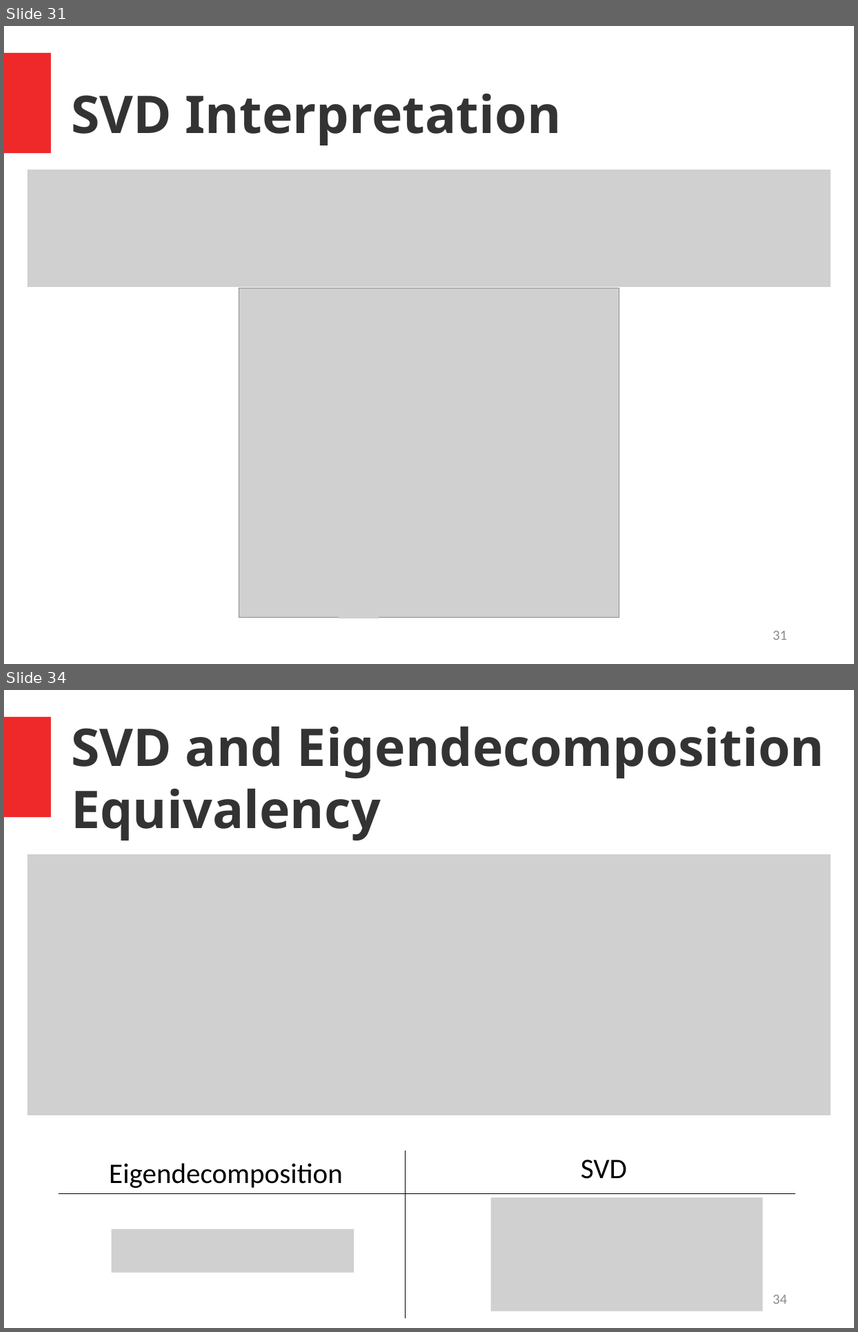
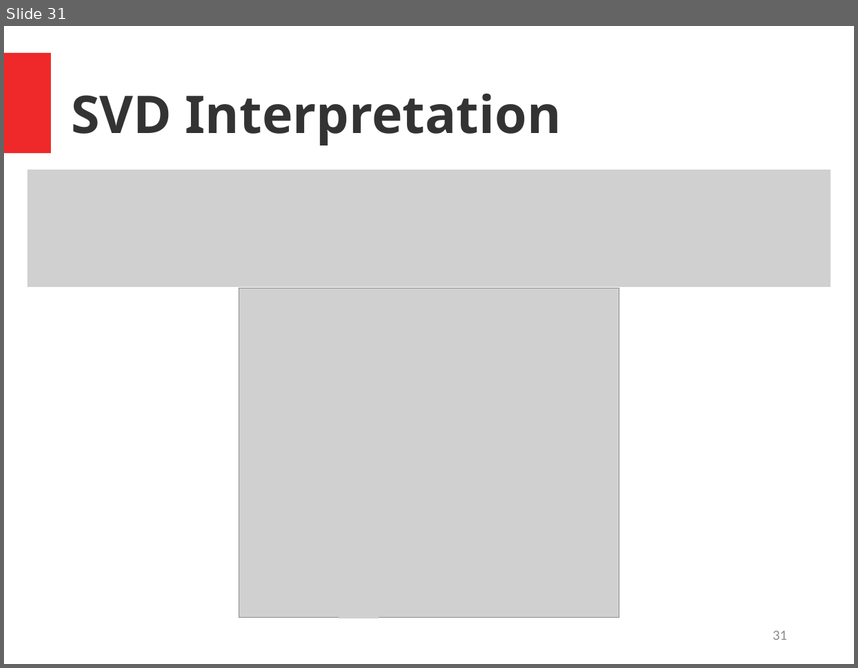
Before and after one commit to dmeger/COMP417_Fall2019, a slide deck: website/tutorials/LinearAlgebra_Tutorial.pptx. Shown one above the other, each under a label of ours: slides 31 and 34 before the commit, slide 31 after it; the slides between them are not shown. The pictures are 858x1332 and 858x668 pixels, drawn with LibreOffice and Linux fonts; fonts in the diff are those of the drawing; grey boxes stand for pictures. Boxes give left, top, right and bottom in pixels: in the first picture for what was removed or moved away, otherwise in the second. Text is boxed around its words. In the diff, an @@ line names an element or a change of style, - is before the commit and + after.

```diff
--- a/website/tutorials/LinearAlgebra_Tutorial.pptx
+++ b/website/tutorials/LinearAlgebra_Tutorial.pptx
@@ slide 34 removed at <box>4,690,854,1328</box>, background #FFFFFF; not listed: 1 template element that a slide beside it also shows @@
@@ text removed at <box>71,726,824,840</box> @@
-SVD and Eigendecomposition Equivalency
@@ picture removed at <box>27,854,831,1115</box> @@
@@ text removed at <box>109,1163,343,1187</box> @@
-Eigendecomposition
@@ line removed from (406, 1151) to (406, 1318) @@
@@ text removed at <box>581,1159,627,1179</box> @@
-SVD
@@ line removed from (59, 1193) to (795, 1193) @@
@@ picture removed at <box>491,1198,763,1310</box> @@
@@ picture removed at <box>111,1229,353,1272</box> @@
@@ page number removed at <box>773,1294,787,1303</box> @@
-34
```
Also in this commit, not shown: 4 slides changed, 1 other slide removed, 1 other file.
